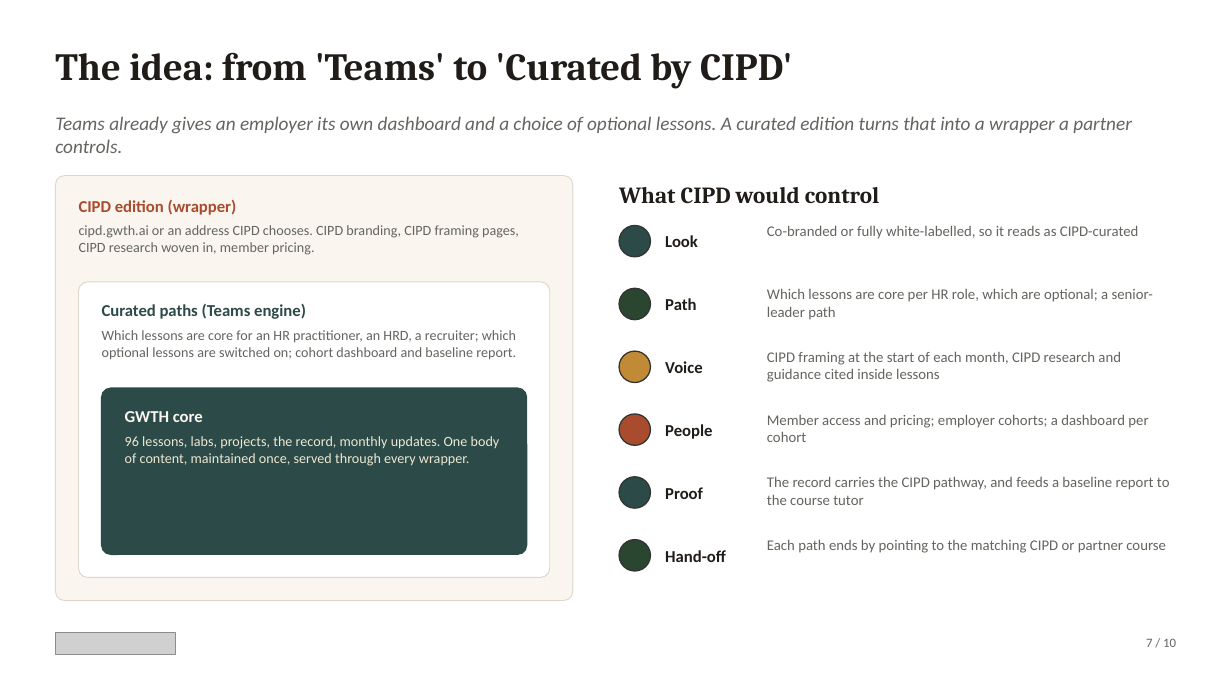
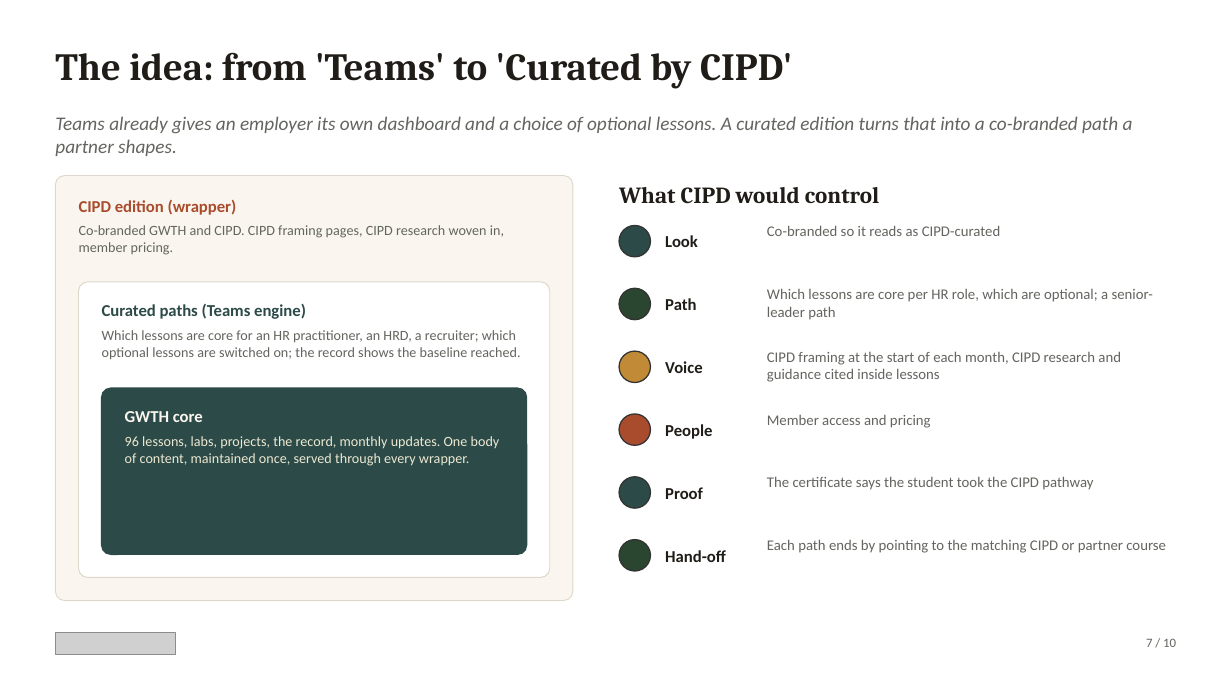
Before and after one commit to David-ACG/gwth-v2, a slide deck: slide 7 of CIPD/deck/GWTH-CIPD-2026-08-20.pptx. Drawn at 1232x693 pixels with LibreOffice and Linux fonts; fonts in the diff are those of the drawing; grey boxes stand for pictures. Boxes give left, top, right and bottom in pixels: in the first picture for what was removed or moved away, otherwise in the second. Text is boxed around its words. In the diff, an @@ line names an element or a change of style, - is before the commit and + after.

```diff
--- a/CIPD/deck/GWTH-CIPD-2026-08-20.pptx
+++ b/CIPD/deck/GWTH-CIPD-2026-08-20.pptx
@@ text at box(55, 116, 1133, 156): text changed @@
-Teams already gives an employer its own dashboard and a choice of optional lessons. A curated edition turns that into a wrapper a partner controls.
+Teams already gives an employer its own dashboard and a choice of optional lessons. A curated edition turns that into a co-branded path a partner shapes.
@@ text at box(79, 225, 504, 255): text changed @@
-cipd.gwth.ai or an address CIPD chooses. CIPD branding, CIPD framing pages, CIPD research woven in, member pricing.
+Co-branded GWTH and CIPD. CIPD framing pages, CIPD research woven in, member pricing.
@@ text at box(767, 225, 1001, 236): text changed @@
-Co-branded or fully white-labelled, so it reads as CIPD-curated
+Co-branded so it reads as CIPD-curated
@@ text at box(102, 330, 521, 360): text changed @@
-Which lessons are core for an HR practitioner, an HRD, a recruiter; which optional lessons are switched on; cohort dashboard and baseline report.
+Which lessons are core for an HR practitioner, an HRD, a recruiter; which optional lessons are switched on; the record shows the baseline reached.
@@ text at box(767, 415, 931, 428): text changed @@
-Member access and pricing; employer cohorts; a dashboard per cohort
+Member access and pricing
@@ text at box(767, 476, 1093, 490): text changed @@
-The record carries the CIPD pathway, and feeds a baseline report to the course tutor
+The certificate says the student took the CIPD pathway
```
Also in this commit, not shown: 3 other slides changed, 5 other files.
